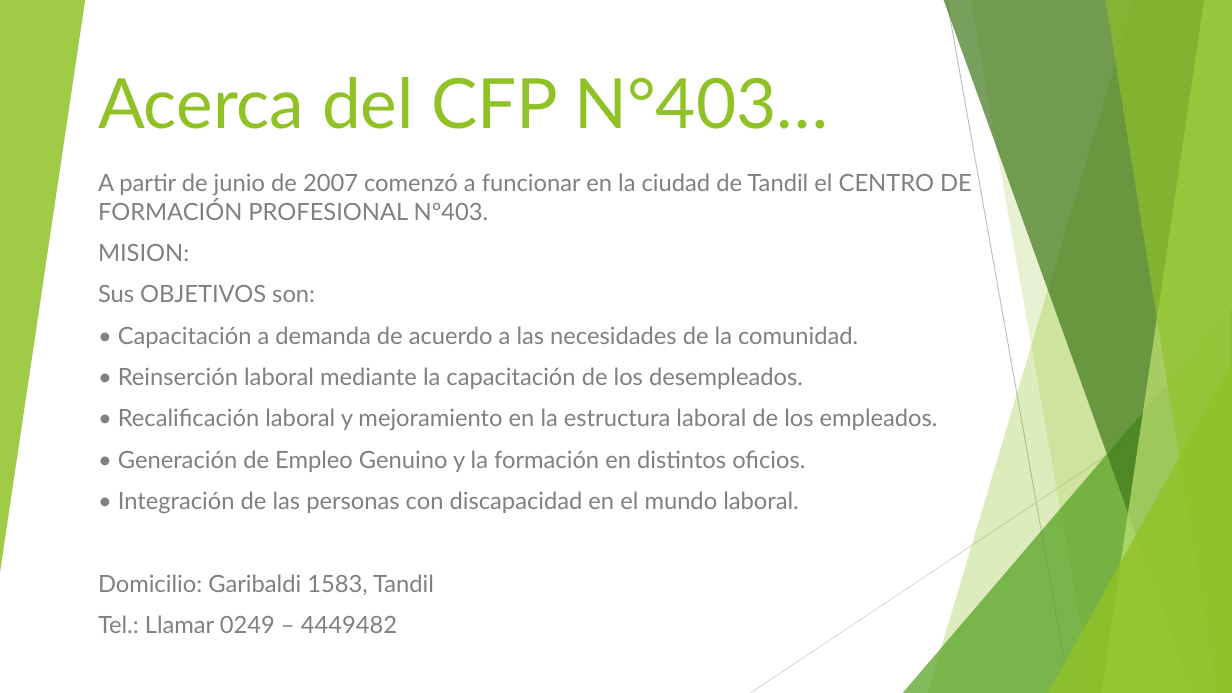
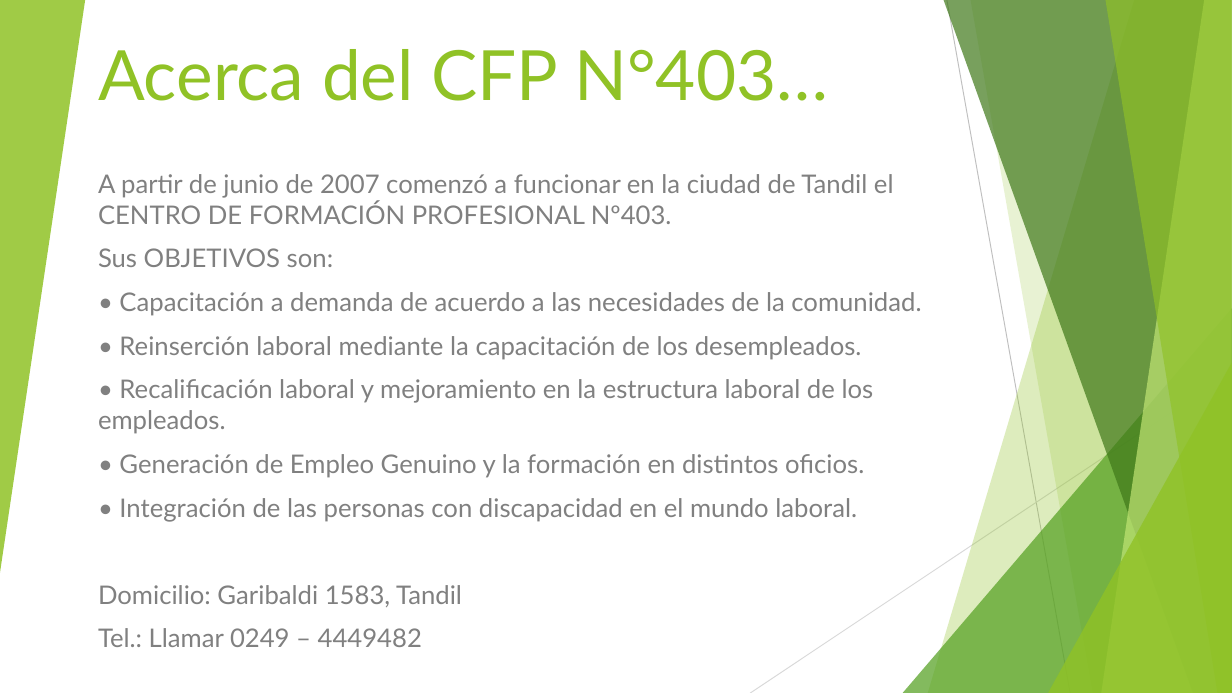
Before and after one commit to mariela21180/institucional-cfp, a slide deck: slide 2 of - Presentacion/Filminas.pptx. Drawn at 1232x693 pixels with LibreOffice and Linux fonts; fonts in the diff are those of the drawing. Boxes give left, top, right and bottom in pixels: in the first picture for what was removed or moved away, otherwise in the second. Text is boxed around its words. In the diff, an @@ line names an element or a change of style, - is before the commit and + after.

```diff
--- a/- Presentacion/Filminas.pptx
+++ b/- Presentacion/Filminas.pptx
@@ title "Acerca del CFP N°403…": place and size @@
-title "Acerca del CFP N°403…" at bbox=[98, 77, 828, 129]
+title "Acerca del CFP N°403…" at bbox=[98, 49, 828, 101]
@@ title "Acerca del CFP N°403…" at bbox=[98, 49, 828, 101]: vertical alignment bottom to middle @@
@@ subtitle "A partir de junio de ..." at bbox=[98, 174, 921, 647]: size 18.5 to 20 pt @@
@@ subtitle at bbox=[98, 244, 189, 261]: paragraph removed @@
-MISION:
```
Also in this commit, not shown: 10 other slides changed, 4 slides added, 1 slide removed, 2 other files.
